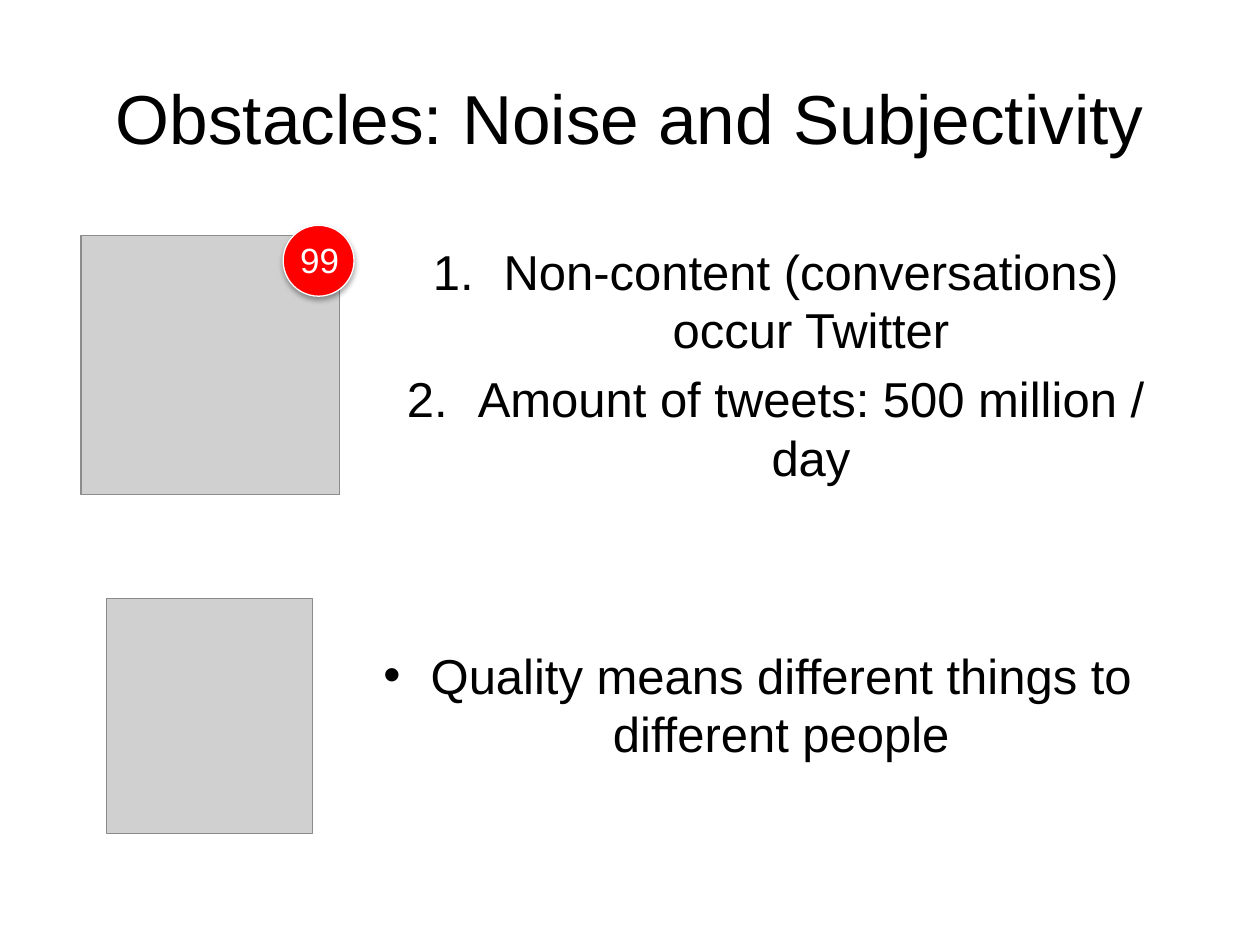
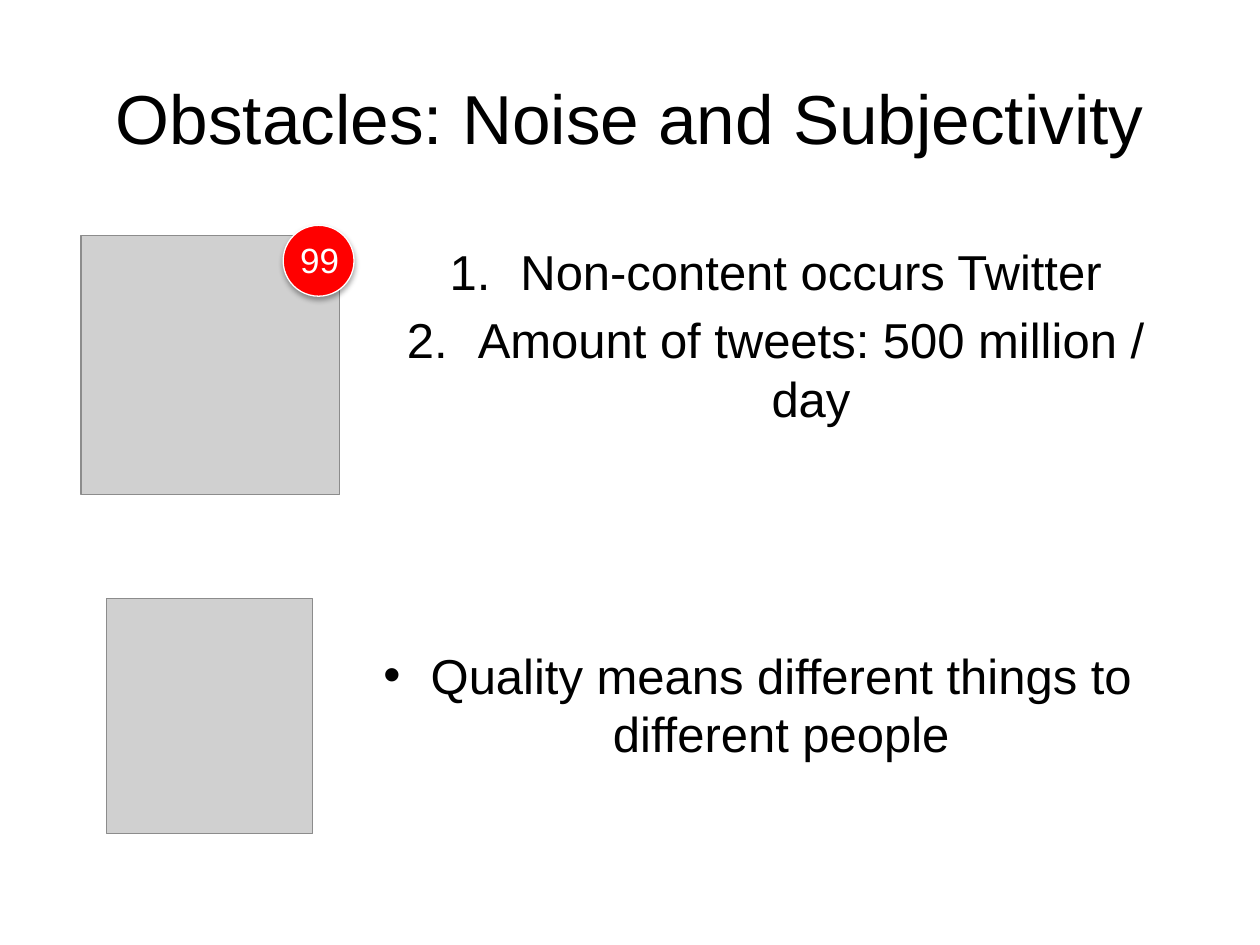
Before and after one commit to susiexsun/capstone_project, a slide deck: slide 3 of capstone_presentation.pptx. Drawn at 1260x945 pixels with LibreOffice and Linux fonts; fonts in the diff are those of the drawing; grey boxes stand for pictures. Boxes give left, top, right and bottom in pixels: in the first picture for what was removed or moved away, otherwise in the second. Text is boxed around its words. In the diff, an @@ line names an element or a change of style, - is before the commit and + after.

```diff
--- a/capstone_presentation.pptx
+++ b/capstone_presentation.pptx
@@ text at [520,254,1101,291]: text changed @@
-1. Non-content (conversations) occur Twitter
+1. Non-content occurs Twitter
```
Also in this commit, not shown: 4 other slides changed, 1 other file.
